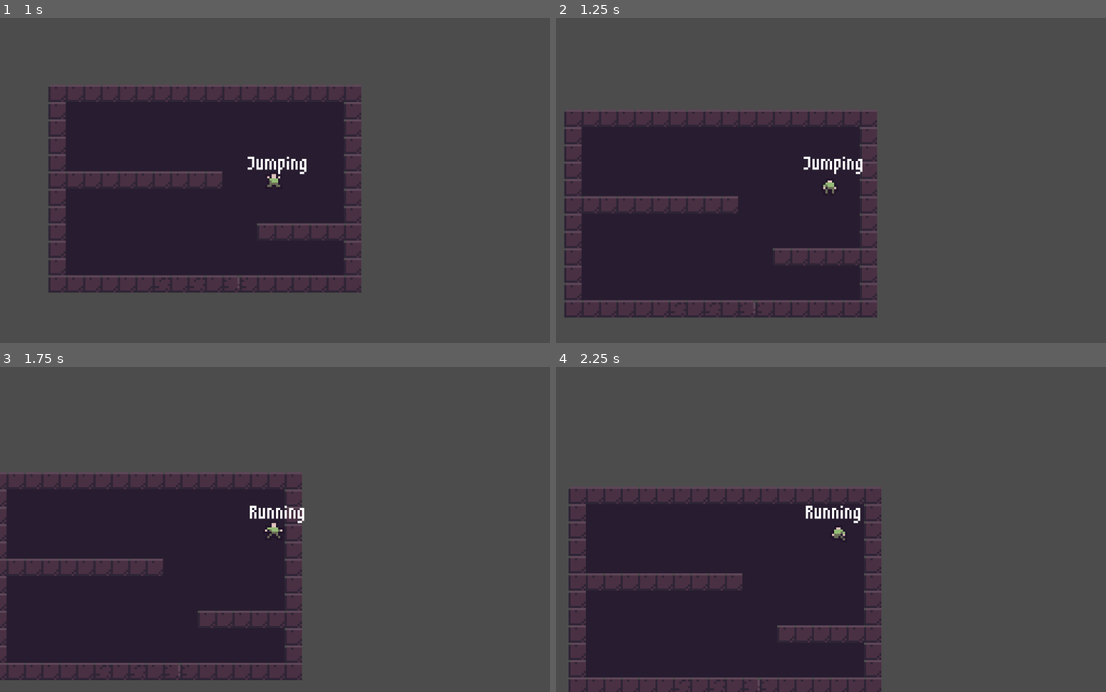
Above: before the commit, frames 1-4 (two rows, left to right).
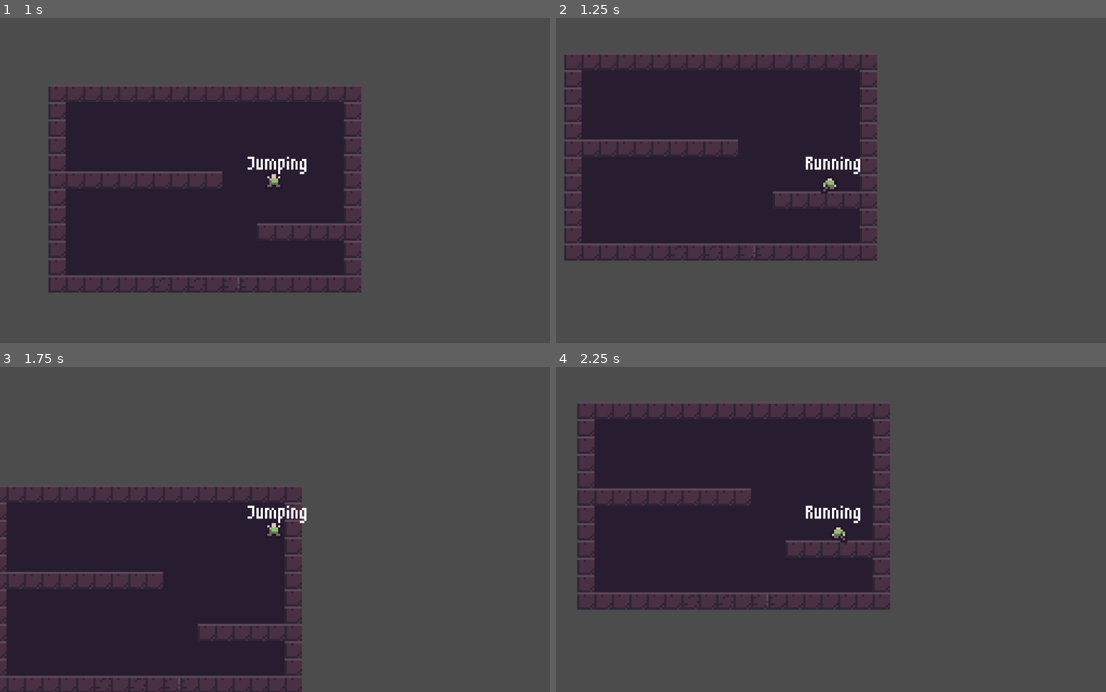
Above: after the commit, the same moments.

Repository: AGPritchard/state-machine
Game: Godot game, scene res://src/world/world.tscn
Two runs of this game, one before a commit and one after it. Both use one fixed random seed, a clock stepped at 60 frames per second and the inputs below. The project has no main scene, so this scene is started directly.
Inputs:
- Up to frame 1 (1 s): tap Enter at 0.5 s; hold D (move_right) from 0.53 s (still down); tap Space (jump) at 0.6, 0.77 s
- Up to frame 2 (1.25 s): keep holding D (move_right); tap Space (jump) at 1.07 s
- Up to frame 3 (1.75 s): keep holding D (move_right); tap Space (jump) at 1.35, 1.52 s
- Up to frame 4 (2.25 s): tap Space (jump) at 1.82, 2.1 s; release D (move_right) at 2.03 s; hold A (move_left) from 2.03 s (still down)

Frame 1 is identical in both runs. In frame 2, 26% of the frame differs, in the area x 1-59%, y 11-93%; in frame 3, 11%; in frame 4, 35%, in the area x 2-61%, y 11-100%.

Commit message:
Add fall state

Diff:
--- a/src/player/player.gd
+++ b/src/player/player.gd
@@ -4,6 +4,7 @@
 	IDLE,
 	RUN,
 	JUMP,
+	FALL,
 }
 
 export(float) var speed := 80.0
@@ -65,13 +66,20 @@
 		STATES.JUMP:
 			# switch to idle state if maximum jump height is reached or a collision with a ceiling occurs
 			if global_position.y <= (height_before_jump - maximum_jump_height) or is_on_ceiling():
-				state = STATES.IDLE
-				$StateLabel.text = "Idling"
+				state = STATES.FALL
+				$StateLabel.text = "Falling"
 				gravity = -gravity
 
-			velocity = horizontal_jump_velocity.normalized() * speed
+			velocity = move_input.normalized() * speed
 
 			$AnimatedSprite.play("jump")
 
+		STATES.FALL:
+			if is_on_floor():
+				state = STATES.IDLE
+				$StateLabel.text = "Idling"
+
+			velocity = move_input.normalized() * speed
+
 	velocity += Vector2.DOWN * gravity
 	velocity = move_and_slide(velocity, Vector2.UP)
